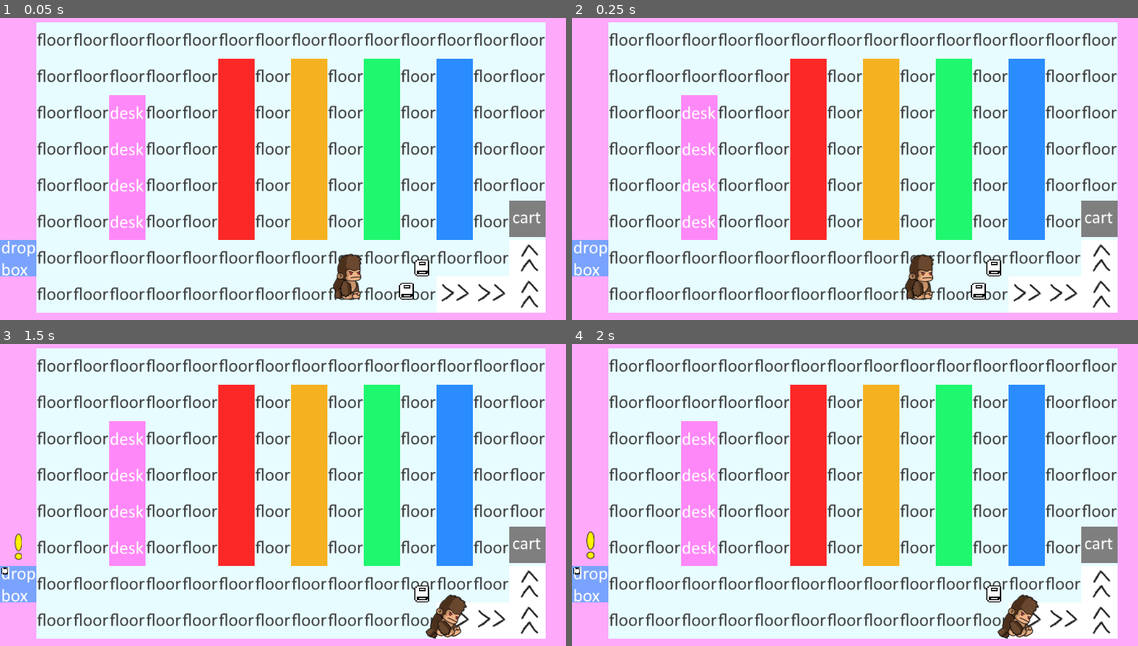
Above: before the commit, frames 1-4 (two rows, left to right).
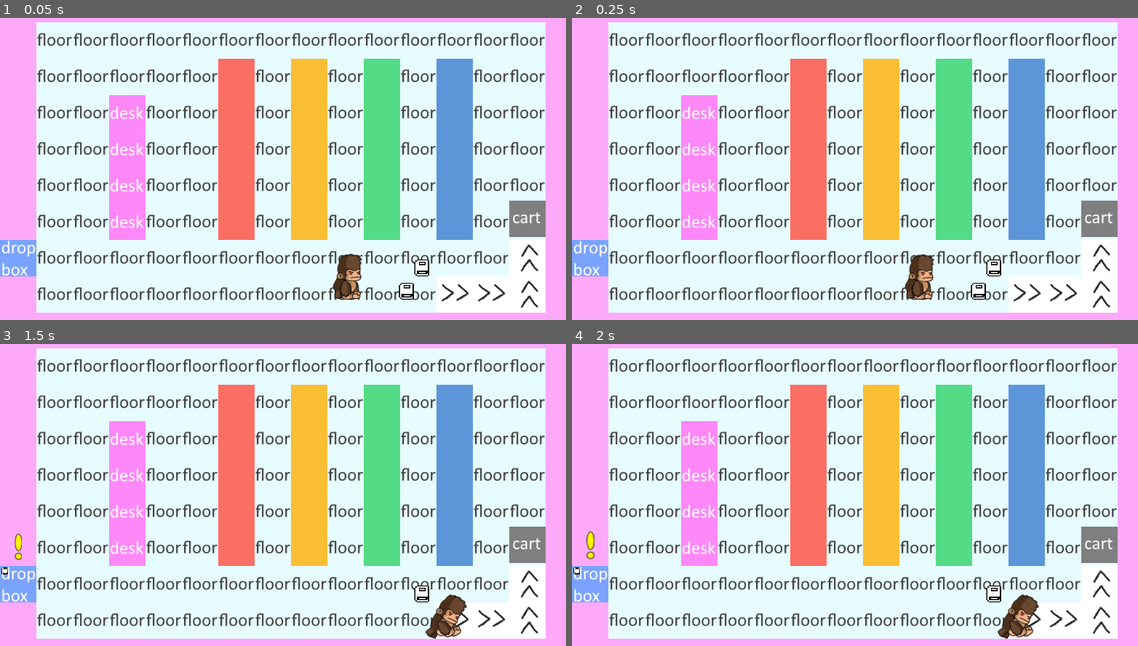
Above: after the commit, the same moments.

Repository: Jawfish/Overbooked
Game: Godot game, scene res://Engine/Main.tscn
Same seed, same stepped clock (60 frames per second), same inputs: the game is played once before the commit and once after it.
Inputs:
- Up to frame 1 (0.05 s): no input
- Up to frame 2 (0.25 s): no input
- Up to frame 3 (1.5 s): hold D (move_right) 0.53-1.28 s; hold Space (interact) 0.53-1.28 s; hold S (move_down) from 1.28 s (still down); tap Shift (move_cart) at 1.35 s
- Up to frame 4 (2 s): keep holding S (move_down)

The runs differ from the first frame. In frame 1, 12% of the frame differs, in the area x 38-84%, y 13-74%; in frame 2, 12%; in frame 3, 12%; in frame 4, 12%.

Commit message:
update colorblind colors

Diff:
--- a/Engine/Globals.tscn
+++ b/Engine/Globals.tscn
@@ -4,7 +4,10 @@
 
 [node name="Globals" type="Node"]
 script = ExtResource( 1 )
-red = Color( 0.992157, 0.156863, 0.156863, 1 )
-orange = Color( 0.964706, 0.698039, 0.129412, 1 )
-green = Color( 0.121569, 0.972549, 0.435294, 1 )
-blue = Color( 0.168627, 0.552941, 1, 1 )
+red = Color( 0.988235, 0.435294, 0.392157, 1 )
+orange = Color( 0.984314, 0.752941, 0.207843, 1 )
+green = Color( 0.333333, 0.862745, 0.529412, 1 )
+blue = Color( 0.364706, 0.592157, 0.854902, 1 )
+colorblind_red = Color( 0.952941, 0.301961, 0.866667, 1 )
+colorblind_orange = Color( 0.780392, 0.556863, 0.027451, 1 )
+colorblind_green = Color( 0.188235, 0.454902, 0.286275, 1 )
